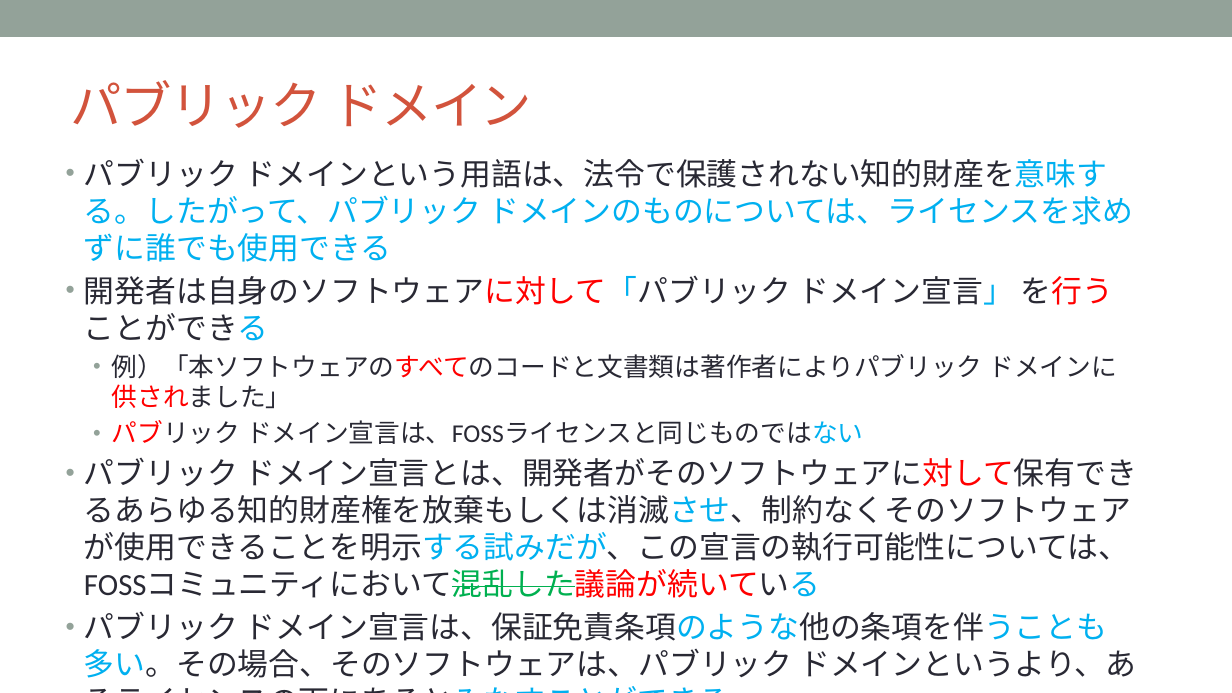
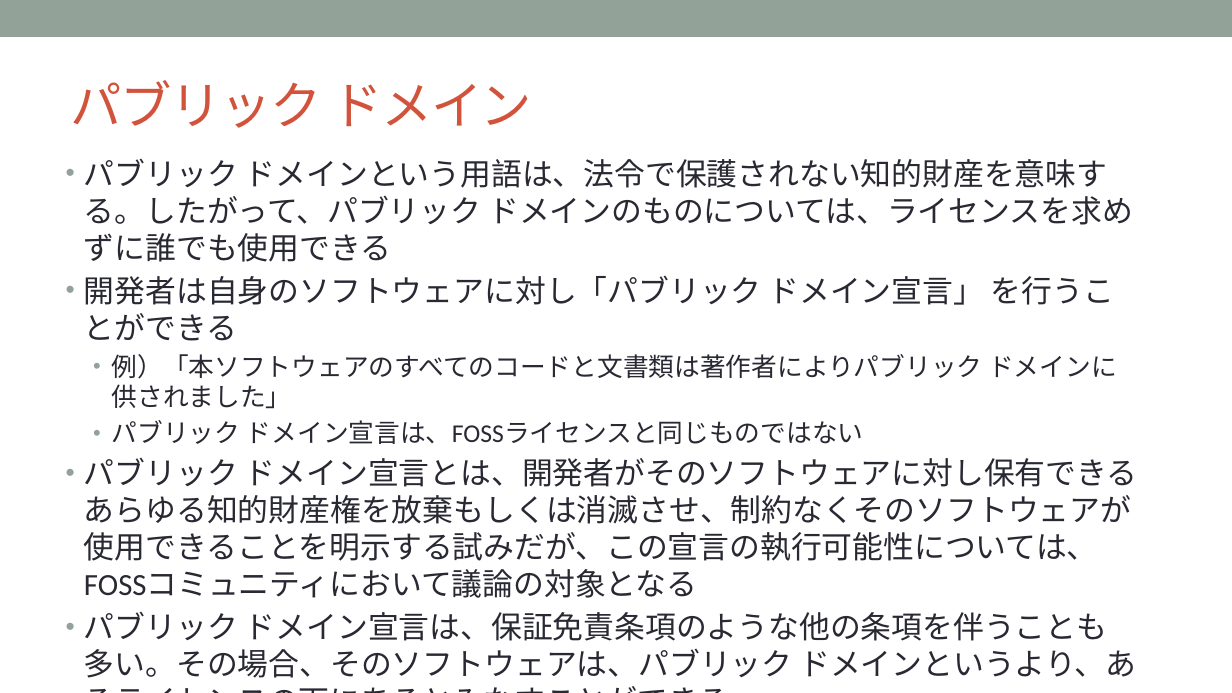
Before and after one commit to OpenChain-Project/Curriculum-Translation-JP, a slide deck: slide 18 of RC/openchain-curriculum-release-2-jp_rc1.0.pptx. Drawn at 1232x693 pixels with LibreOffice and Linux fonts; fonts in the diff are those of the drawing; background and template pictures are left out. Boxes give left, top, right and bottom in pixels: in the first picture for what was removed or moved away, otherwise in the second. Text is boxed around its words. In the diff, an @@ line names an element or a change of style, - is before the commit and + after.

```diff
--- a/RC/openchain-curriculum-release-2-jp_rc1.0.pptx
+++ b/RC/openchain-curriculum-release-2-jp_rc1.0.pptx
@@ text at (84, 159, 1136, 678): text colour #00B0F0 to #292934 in "ドメインという用語は、法令で保護されない知的財産を意味する。したがって、パブリック ドメインのものについては、ライセンス ...", "ドメイン宣言は、FOSSライセンスと同じものではない", "ドメイン宣言は、保証免責条項のような他の条項を伴うことも多い。その場合、そのソフトウェアは、パブリック ドメインというよ ..."; text colour #FF0000 to #292934 in "例）「本ソフトウェアのすべてのコードと文書類は著作者によりパブリック ドメインに供されました」", "パブリック" @@
@@ text at (84, 276, 1114, 341): text changed @@
-• 開発者は自身のソフトウェアに対して「パブリック ドメイン宣言」 を行うことができる
+• 開発者は自身のソフトウェアに対し「パブリック ドメイン宣言」 を行うことができる
@@ text at (84, 458, 1138, 598): text changed @@
-• パブリック ドメイン宣言とは、開発者がそのソフトウェアに対して保有できるあらゆる知的財産権を放棄もしくは消滅させ、制約なくそのソフトウェアが使用できることを明示する試みだが、この宣言の執行可能性については、FOSSコミュニティにおいて混乱した議論が続いている
+• パブリック ドメイン宣言とは、開発者がそのソフトウェアに対し保有できるあらゆる知的財産権を放棄もしくは消滅させ、制約なくそのソフトウェアが使用できることを明示する試みだが、この宣言の執行可能性については、FOSSコミュニティにおいて議論の対象となる
```
Also in this commit, not shown: 21 other slides changed.
